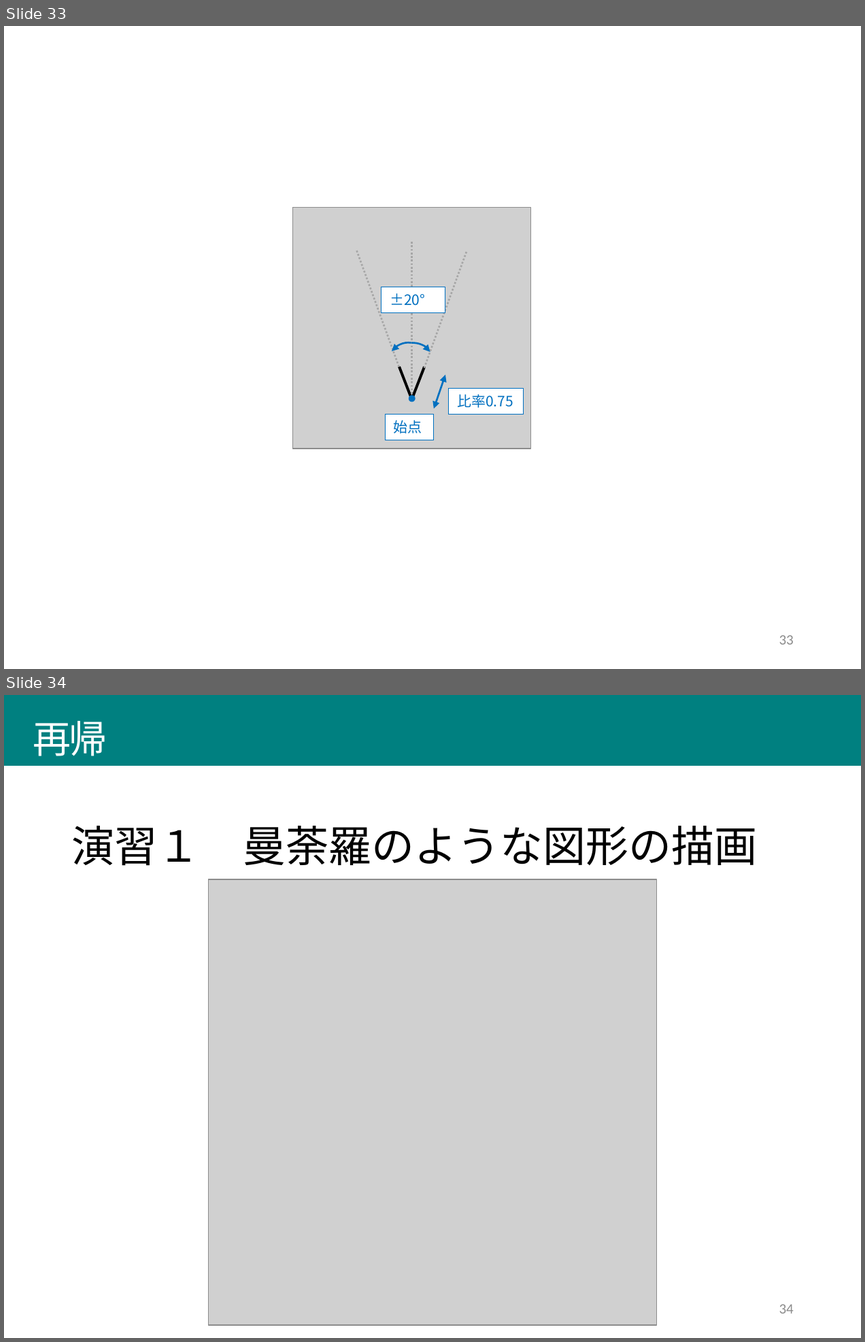
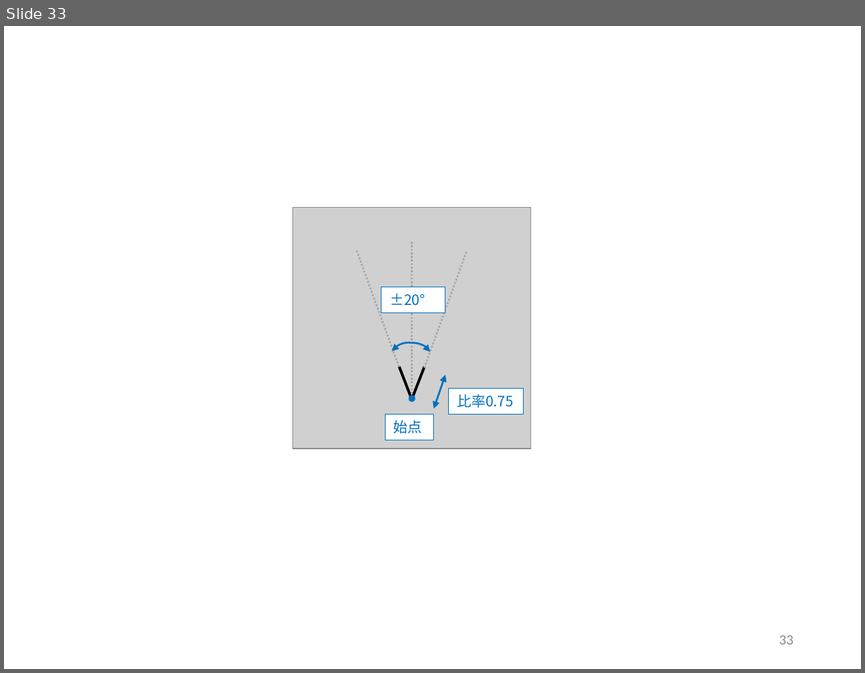
Before and after one commit to afukushimagit/afukushimagit.github.io, a slide deck: images/recursive/図素材.pptx. Shown one above the other, each under a label of ours: slides 33 and 34 before the commit, slide 33 after it. The pictures are 865x1342 and 865x673 pixels, drawn with LibreOffice and Linux fonts; fonts in the diff are those of the drawing; grey boxes stand for pictures. Boxes give left, top, right and bottom in pixels: in the first picture for what was removed or moved away, otherwise in the second. Text is boxed around its words. In the diff, an @@ line names an element or a change of style, - is before the commit and + after.

```diff
--- a/images/recursive/図素材.pptx
+++ b/images/recursive/図素材.pptx
@@ slide 34 removed at bbox=[4, 695, 861, 1338], background #FFFFFF @@
@@ title removed at bbox=[4, 695, 861, 765] @@
-再帰
@@ text removed at bbox=[71, 826, 757, 866] @@
-演習１ 曼荼羅のような図形の描画
@@ picture removed at bbox=[208, 879, 656, 1325] @@
@@ page number removed at bbox=[779, 1304, 793, 1313] @@
-34
```
Also in this commit, not shown: 2 slides added, 7 other slides removed, 16 other files.
